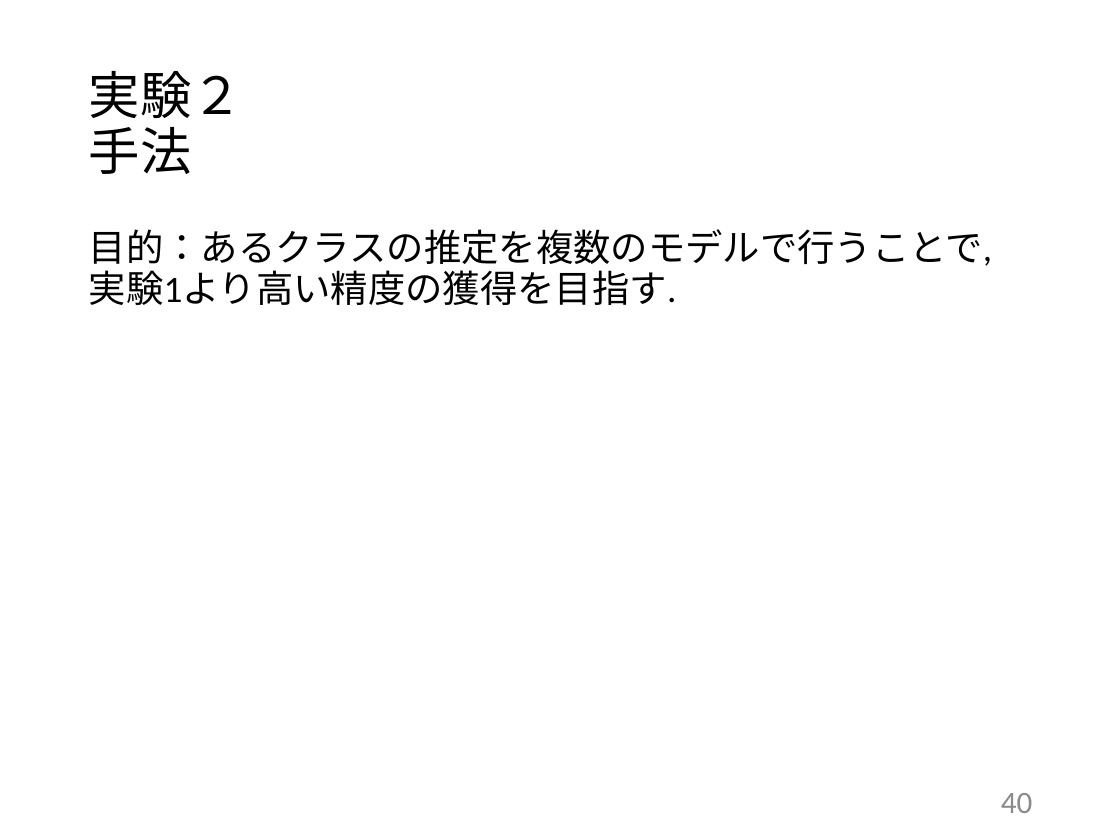
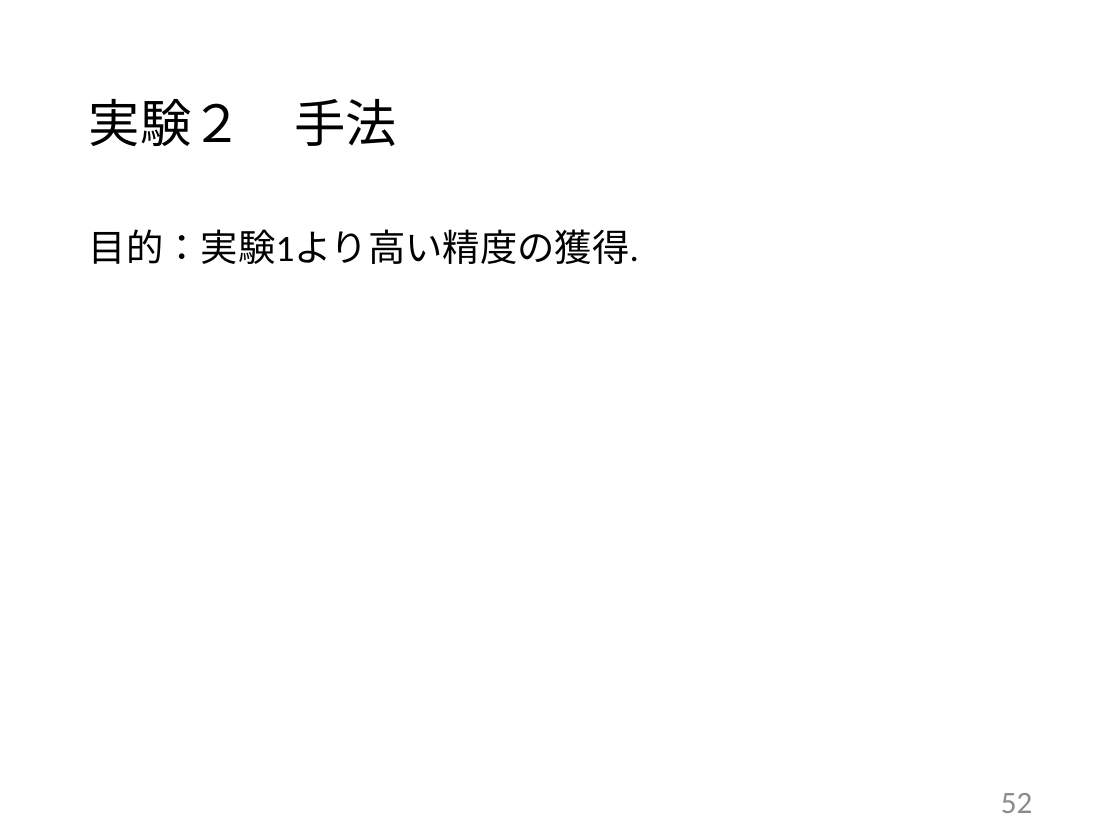
Before and after one commit to tatsuya-sugiyama/WeeklyReport, a slide deck: slide 52 of report/2020前期/2020_1st_sugiyama.pptx (slide 40 before the commit). Drawn at 1120x840 pixels with LibreOffice and Linux fonts; fonts in the diff are those of the drawing. Boxes give left, top, right and bottom in pixels: in the first picture for what was removed or moved away, otherwise in the second. Text is boxed around its words. In the diff, an @@ line names an element or a change of style, - is before the commit and + after.

```diff
--- a/report/2020前期/2020_1st_sugiyama.pptx
+++ b/report/2020前期/2020_1st_sugiyama.pptx
@@ title "実験２ 手法" rewrapped from (89,71,243,174) to (89,99,397,146) @@
@@ text at (89,229,639,264): text changed @@
-目的：あるクラスの推定を複数のモデルで行うことで, 実験1より高い精度の獲得を目指す.
+目的：実験1より高い精度の獲得.
@@ page number at (1001,793,1033,813): text changed @@
-40
+52
```
Also in this commit, not shown: 31 other slides changed, 17 slides added, 1 slide removed.
